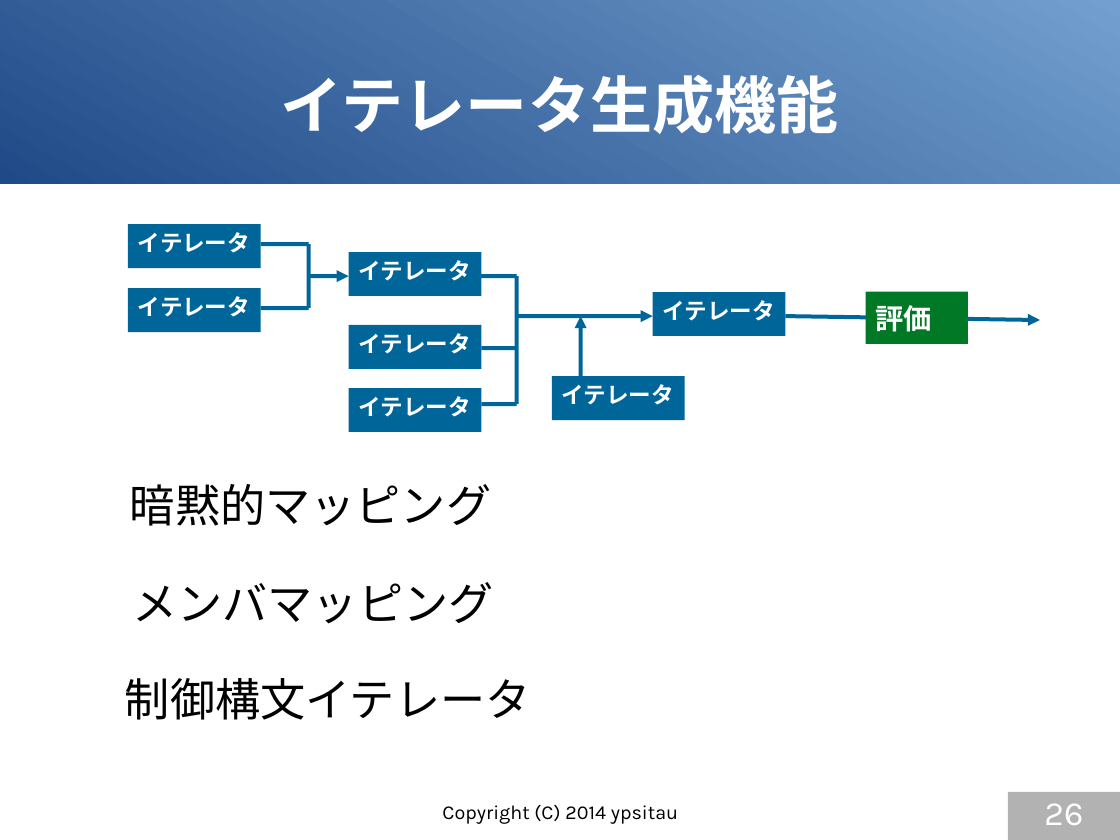
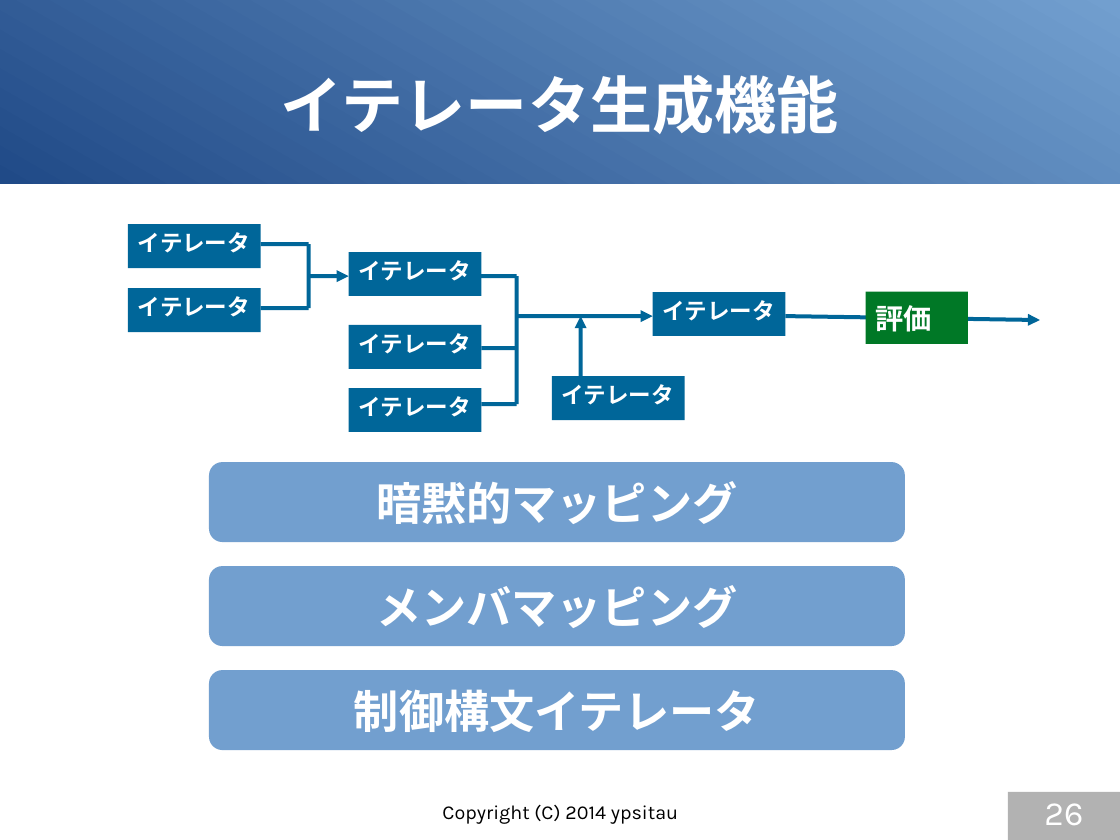
Before and after one commit to gura-lang/gura-doc, a slide deck: slide 26 of presentation/gura-introduction.odp. Drawn at 1120x840 pixels with LibreOffice and Linux fonts; fonts in the diff are those of the drawing. Boxes give left, top, right and bottom in pixels: in the first picture for what was removed or moved away, otherwise in the second. Text is boxed around its words. In the diff, an @@ line names an element or a change of style, - is before the commit and + after.

```diff
--- a/presentation/gura-introduction.odp
+++ b/presentation/gura-introduction.odp
@@ text colour #000000 to #FFFFFF, bold on; alignment left to centre; vertical alignment top to middle; fill none to #729FCF in 3 elements at bbox=[209, 671, 906, 751], bbox=[209, 566, 906, 646], bbox=[209, 462, 906, 543] @@
@@ rounded rectangle "暗黙的マッピング": place and size @@
-rounded rectangle "暗黙的マッピング" at bbox=[130, 484, 491, 526]
+rounded rectangle "暗黙的マッピング" at bbox=[209, 462, 906, 543]
@@ rounded rectangle "メンバマッピング": place and size @@
-rounded rectangle "メンバマッピング" at bbox=[132, 582, 493, 624]
+rounded rectangle "メンバマッピング" at bbox=[209, 566, 906, 646]
@@ rounded rectangle "制御構文イテレータ": place and size @@
-rounded rectangle "制御構文イテレータ" at bbox=[125, 678, 531, 720]
+rounded rectangle "制御構文イテレータ" at bbox=[209, 671, 906, 751]
```
Also in this commit, not shown: 10 other slides changed, 1 slide added.
